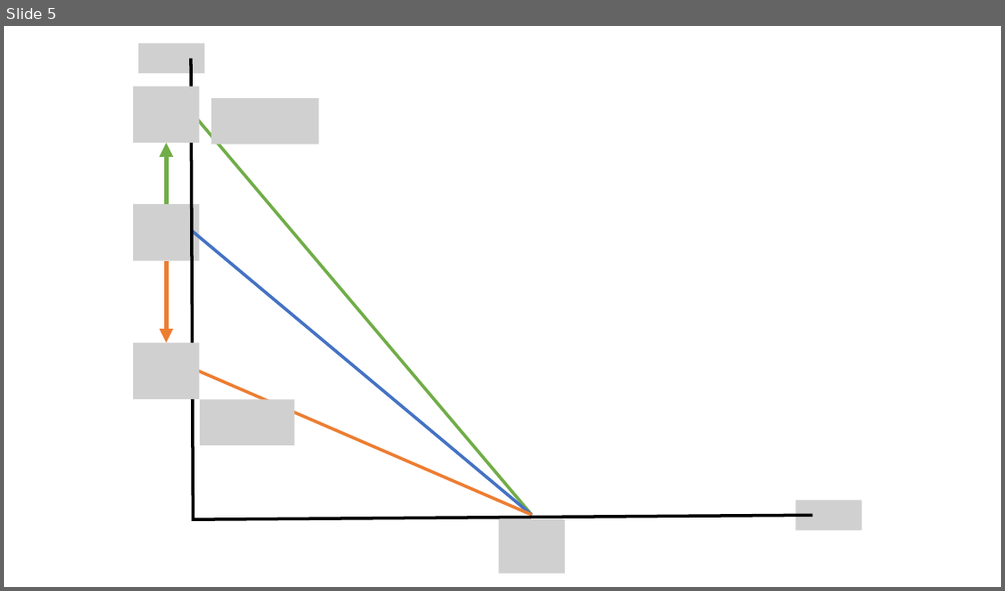
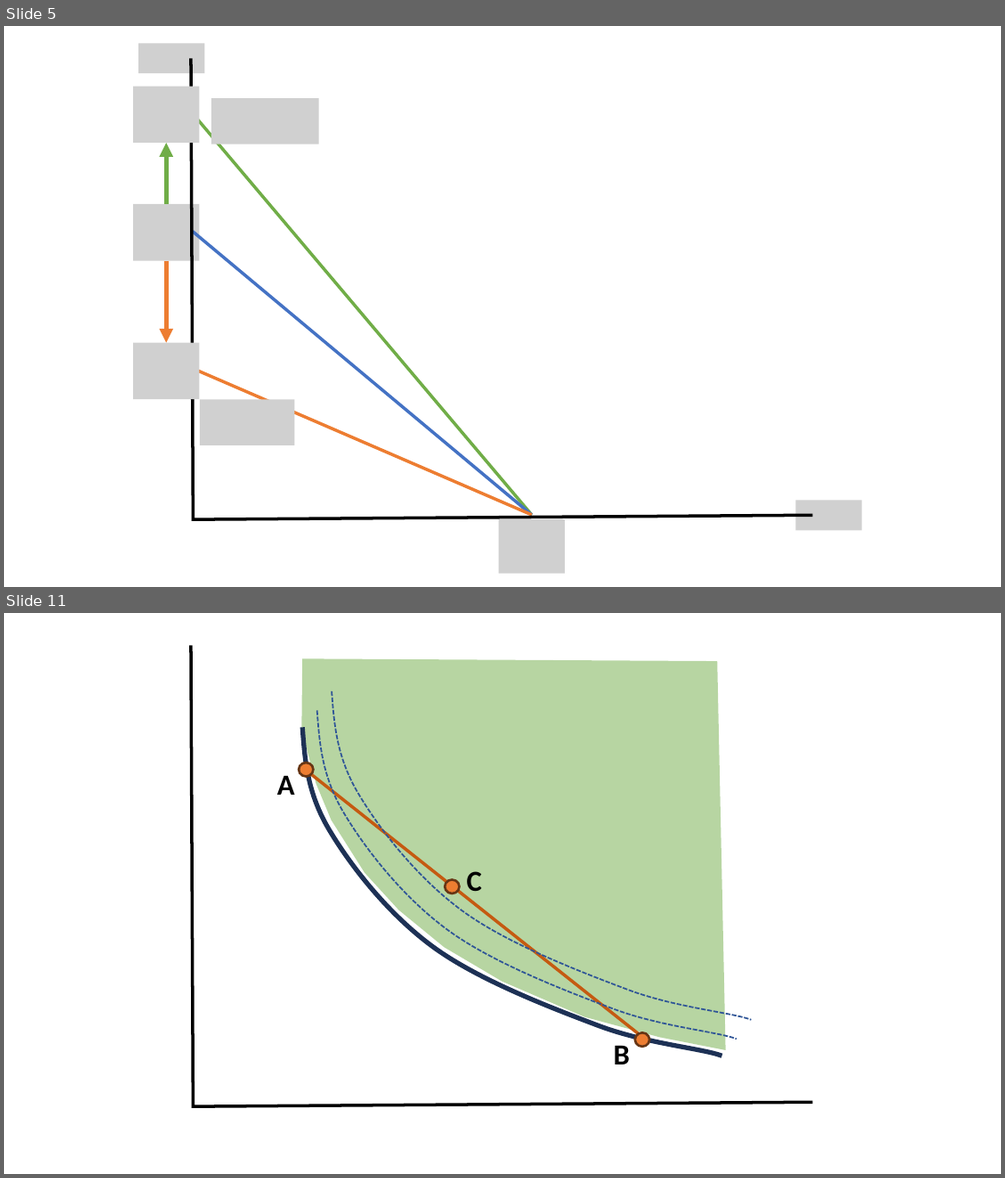
Before and after one commit to jrojas1003/EC-311, a slide deck: Slides/graph-maker.pptx. Shown one above the other, each under a label of ours: slide 5 before the commit, slides 5 and 11 after it; the slides between them are not shown. The pictures are 1005x591 and 1005x1178 pixels, drawn with LibreOffice and Linux fonts; fonts in the diff are those of the drawing; grey boxes stand for pictures. Boxes give left, top, right and bottom in pixels: in the first picture for what was removed or moved away, otherwise in the second. Text is boxed around its words. In the diff, an @@ line names an element or a change of style, - is before the commit and + after.

```diff
--- a/Slides/graph-maker.pptx
+++ b/Slides/graph-maker.pptx
@@ slide 11 added at box(4, 613, 1001, 1174), background #FFFFFF @@
@@ freeform shape added at box(191, 645, 812, 1107), outline #000000 3 pt @@
@@ freeform shape added at box(301, 658, 726, 1050), fill #70AD47 at 50% opacity @@
@@ freeform shape added at box(291, 691, 791, 1020), outline #2F5597 1.5 pt dashed @@
@@ freeform shape added at box(277, 710, 777, 1038), outline #2F5597 1.5 pt dashed @@
@@ freeform shape added at box(263, 727, 761, 1056), outline #1E3256 4.5 pt @@
@@ ellipse added at box(299, 763, 313, 776), fill #ED7D31, outline #683715 2.25 pt @@
@@ line added from (307, 771) to (646, 1039), #C55A11 3 pt @@
@@ text added at box(277, 775, 295, 795), 28 pt, text #000000, bold @@
+A
@@ text added at box(467, 871, 482, 898), 28 pt, text #000000, bold @@
+C
@@ ellipse added at box(445, 880, 459, 893), fill #ED7D31, outline #683715 2.25 pt @@
@@ ellipse added at box(635, 1032, 649, 1046), fill #ED7D31, outline #683715 2.25 pt @@
@@ text added at box(614, 1045, 630, 1064), 28 pt, text #000000, bold @@
+B
```
Also in this commit, not shown: 5 other slides added.
